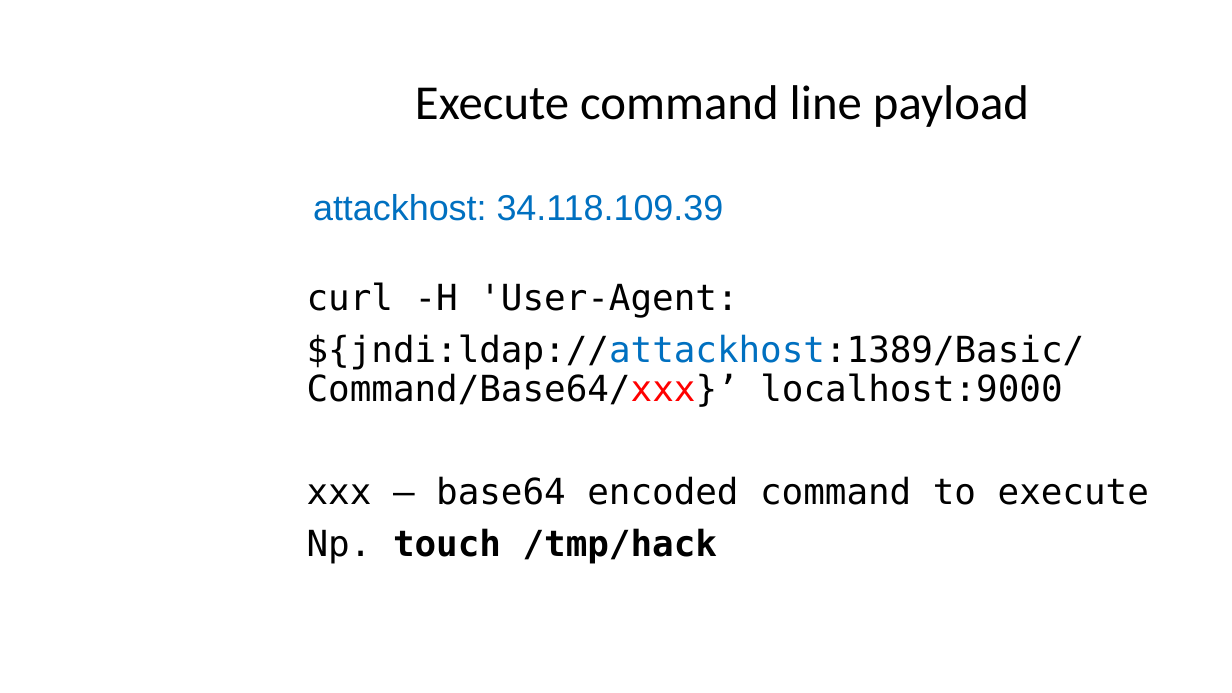
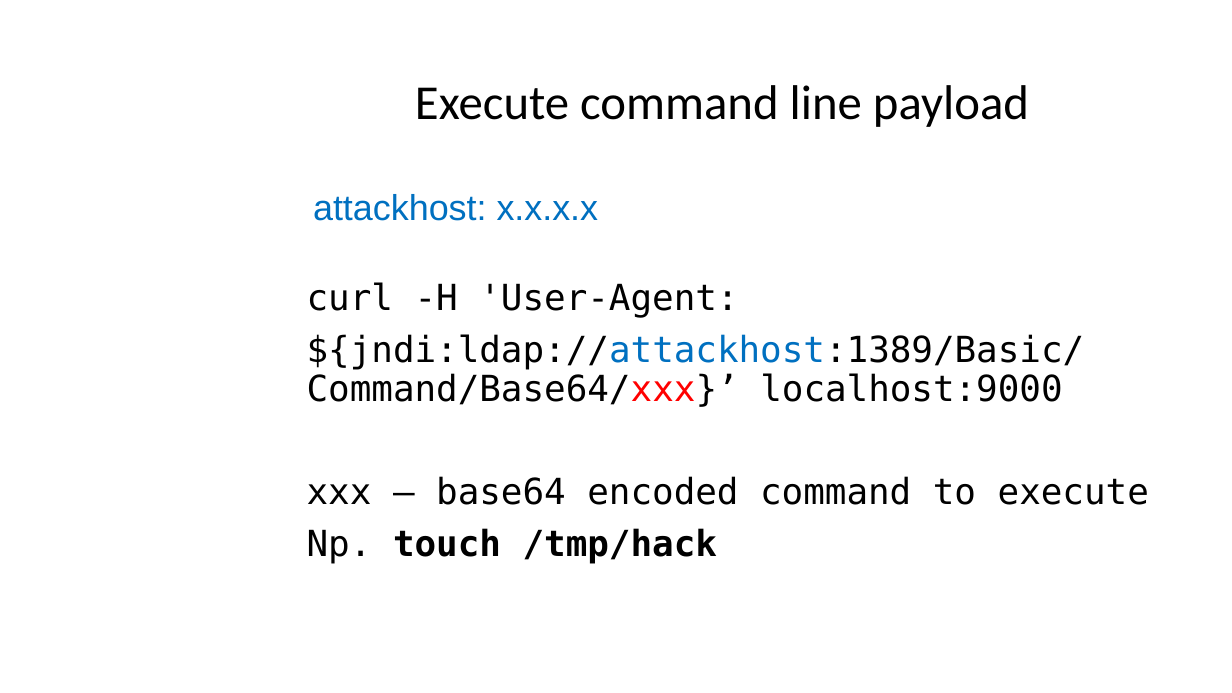
Before and after one commit to sowa-gregory/log4shell, a slide deck: slide 24 of log4shell_admindays.pptx (slide 23 before the commit). Drawn at 1232x693 pixels with LibreOffice and Linux fonts; fonts in the diff are those of the drawing; background and template pictures are left out. Boxes give left, top, right and bottom in pixels: in the first picture for what was removed or moved away, otherwise in the second. Text is boxed around its words. In the diff, an @@ line names an element or a change of style, - is before the commit and + after.

```diff
--- a/log4shell_admindays.pptx
+++ b/log4shell_admindays.pptx
@@ text at bbox=[313, 194, 599, 221]: text changed @@
-attackhost: 34.118.109.39
+attackhost: x.x.x.x
```
Also in this commit, not shown: 7 other slides changed, 2 slides added, 3 slides removed, 3 other files.
